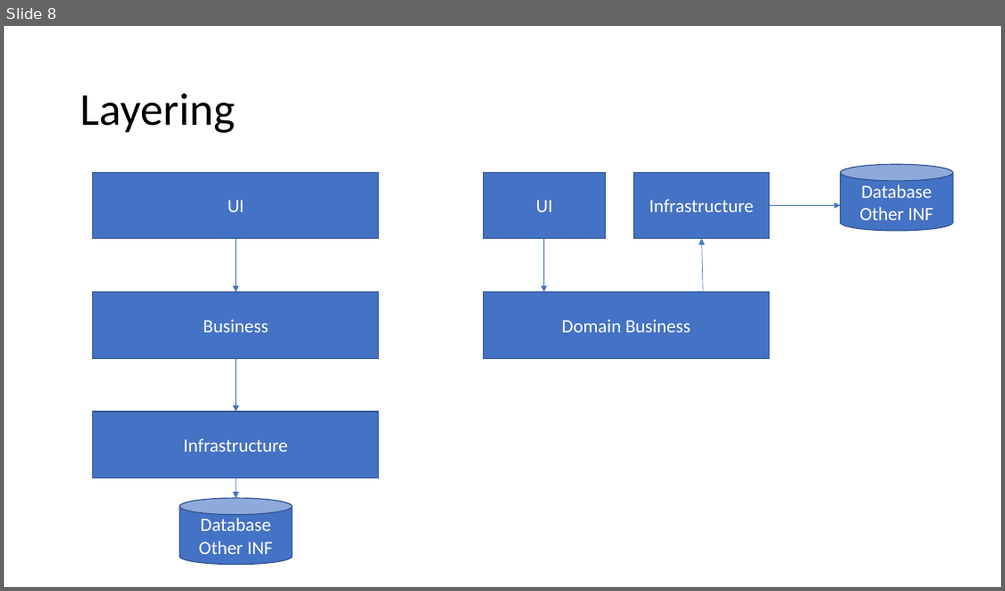
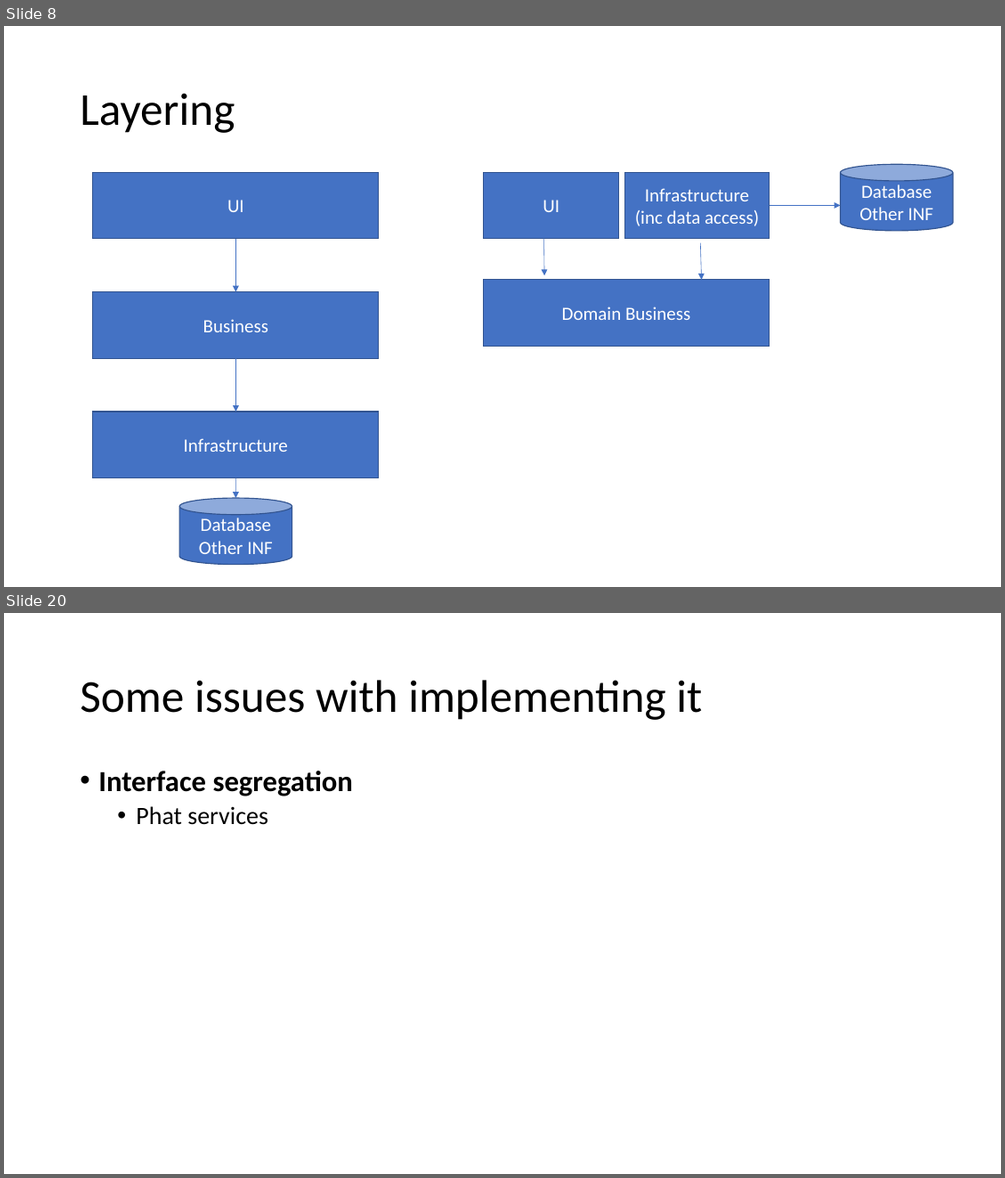
Before and after one commit to feanz/Presentations, a slide deck: Clean Architecture/Clean Architecture.pptx. Shown one above the other, each under a label of ours: slide 8 before the commit, slides 8 and 20 after it; the slides between them are not shown. The pictures are 1005x591 and 1005x1178 pixels, drawn with LibreOffice and Linux fonts; fonts in the diff are those of the drawing. Boxes give left, top, right and bottom in pixels: in the first picture for what was removed or moved away, otherwise in the second. Text is boxed around its words. In the diff, an @@ line names an element or a change of style, - is before the commit and + after.

```diff
--- a/Clean Architecture/Clean Architecture.pptx
+++ b/Clean Architecture/Clean Architecture.pptx
@@ slide 20 added at box(4, 613, 1001, 1174), background #FFFFFF @@
@@ title added at box(80, 680, 702, 720), 44 pt, text #000000 @@
+Some issues with implementing it
@@ text added at box(98, 771, 353, 825), 28 pt, text #000000, bold @@
+• Interface segregation
+  • Phat services
@@ slide 8 changed as well @@
@@ rectangle "UI": place and size @@
-rectangle "UI" at box(484, 172, 606, 239)
+rectangle "UI" at box(484, 172, 619, 239)
@@ rectangle "Infrastructure (inc data access)": place and size @@
-rectangle "Infrastructure (inc data access)" at box(633, 172, 769, 239)
+rectangle "Infrastructure (inc data access)" at box(625, 172, 769, 239)
@@ text in rectangle at box(635, 188, 759, 226): text changed @@
-Infrastructure
+Infrastructure
+(inc data access)
@@ arrow moved from (544, 239) - (544, 291) to (544, 239) - (544, 276) @@
@@ arrow moved from (704, 291) - (702, 239) to (700, 243) - (702, 280) @@
@@ rectangle "Domain Business": place and size @@
-rectangle "Domain Business" at box(484, 291, 769, 358)
+rectangle "Domain Business" at box(484, 280, 769, 346)
```
Also in this commit, not shown: 4 other slides changed, 29 other slides added, 4 slides removed.
